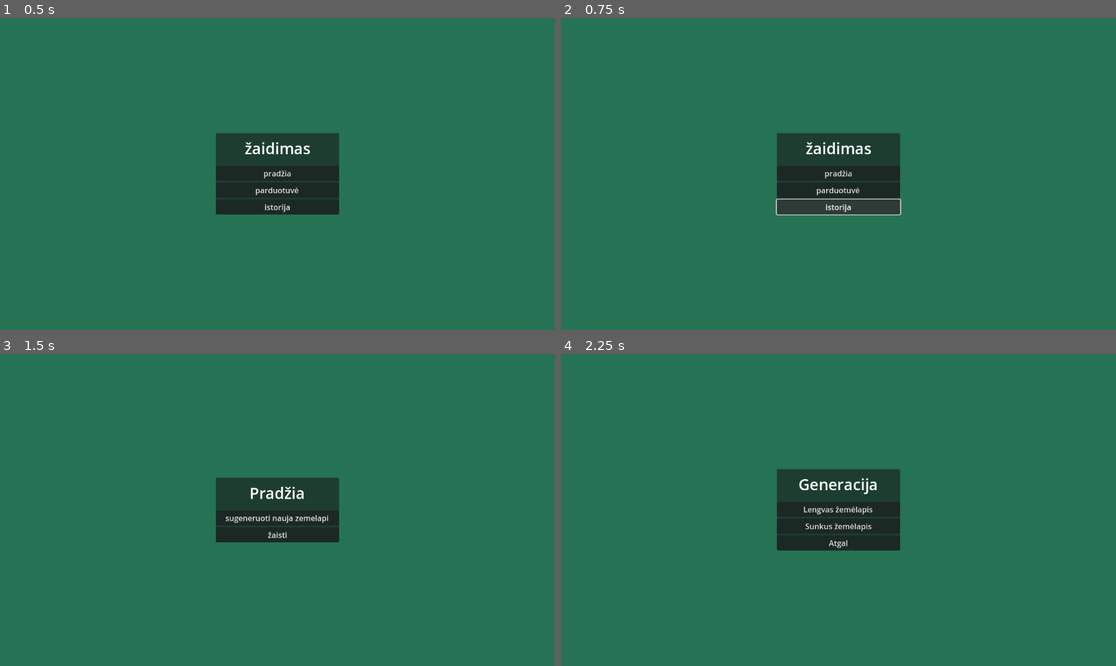
Above: before the commit, frames 1-4 (two rows, left to right).
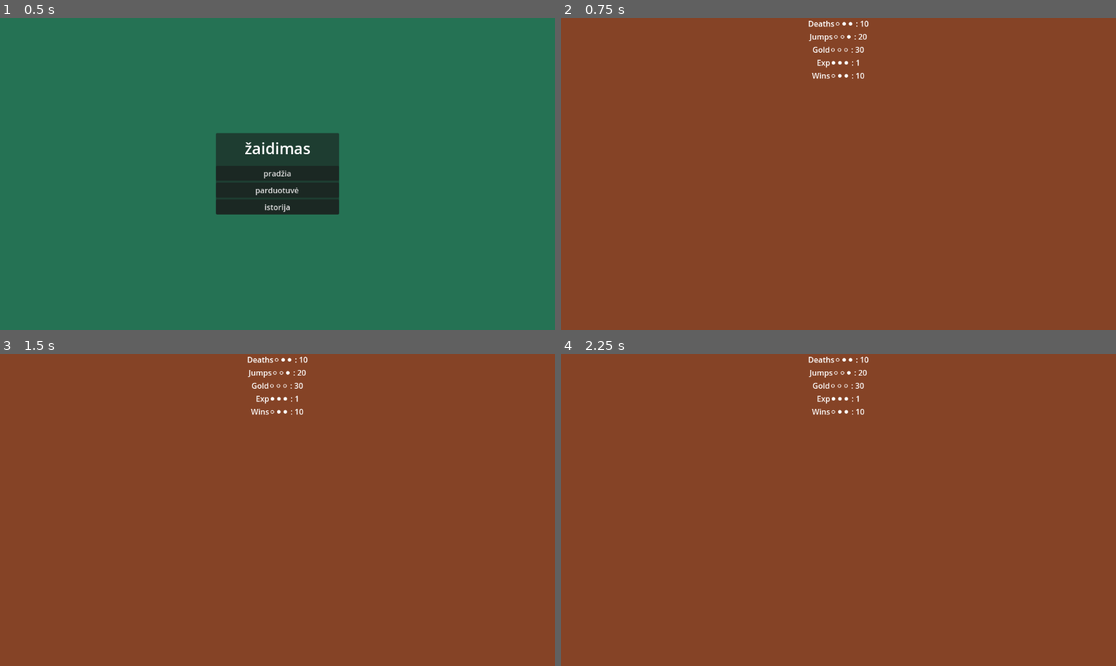
Above: after the commit, the same moments.

Repository: GrybasBaravykas/ZaidimoPraktika
Game: Godot game, scene res://src/main_menu.tscn
The game is run twice, just before and just after one commit, with the same random seed, the same clock (stepped at 60 frames per second) and the same inputs.
Inputs (mouse positions are in pixels of both pictures, inside the frame that each line leads up to):
- Up to frame 1 (0.5 s): no input
- Up to frame 2 (0.75 s): click "istorija" at 0.5 s
- Up to frame 3 (1.5 s): click (277, 510) at 1.25 s, where only the run before the commit has a clickable "pradžia"
- Up to frame 4 (2.25 s): click (838, 519) at 2 s, where only the run before the commit has a clickable "sugeneruoti nauja zemelapi"

Frame 1 is identical in both runs. In frame 2, 100% of the frame differs, in the area x 0-100%, y 0-100%; in frame 3, 100%; in frame 4, 100%.

Commit message:
history fiksas

Diff:
--- a/src/history.tscn
+++ b/src/history.tscn
@@ -1,3 +1,5 @@
+[gd_scene load_steps=2 format=3 uid="uid://1u5wdowp76l4"]
+
 [ext_resource type="Script" path="res://history_menu.gd" id="1_mmvyr"]
 
 [node name="History" type="Node2D"]
